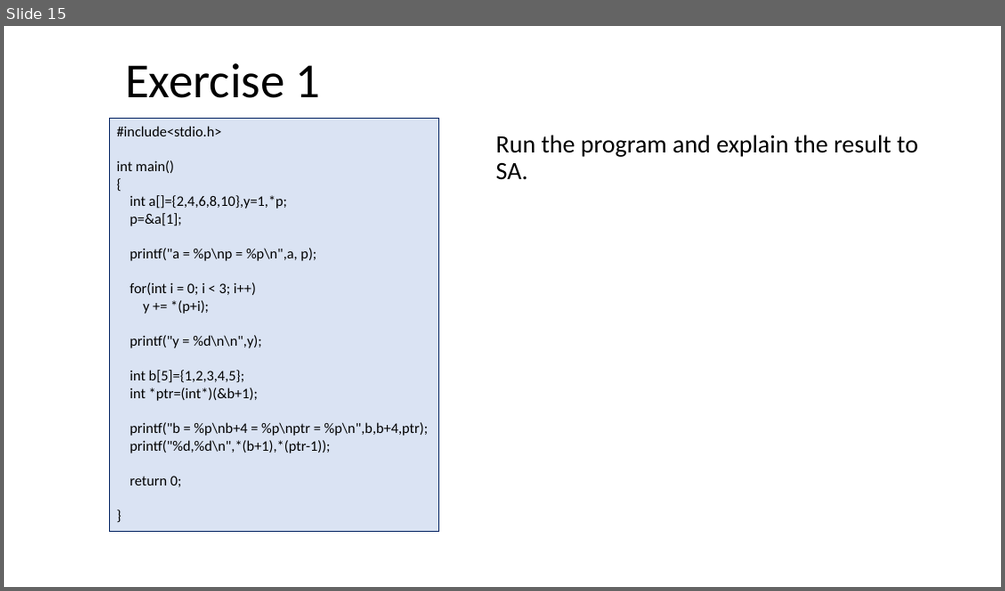
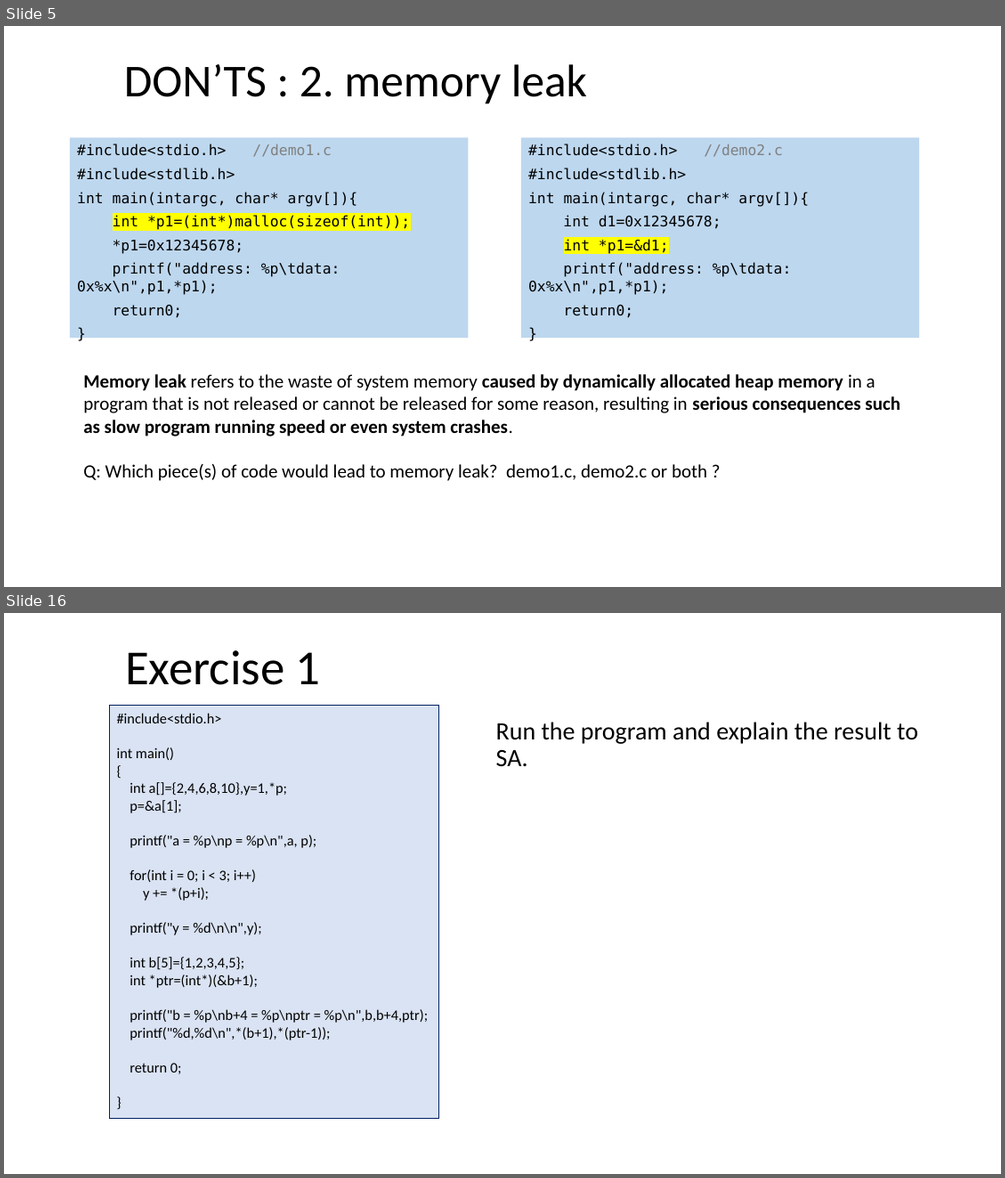
Before and after one commit to ShiqiYu/CPP, a slide deck: week05/Lab05.pptx. Shown one above the other, each under a label of ours: slide 15 before the commit, slides 5 and 16 after it; the slides between them are not shown. The pictures are 1005x591 and 1005x1178 pixels, drawn with LibreOffice and Linux fonts; fonts in the diff are those of the drawing; background and template pictures are left out. Boxes give left, top, right and bottom in pixels: in the first picture for what was removed or moved away, otherwise in the second. Text is boxed around its words. In the diff, an @@ line names an element or a change of style, - is before the commit and + after.

```diff
--- a/week05/Lab05.pptx
+++ b/week05/Lab05.pptx
@@ slide 5 added at bbox=[4, 26, 1001, 587], background #FFFFFF @@
@@ title added at bbox=[124, 64, 587, 104], 44 pt, text #000000 @@
+DON’TS : 2. memory leak
@@ rectangle added at bbox=[70, 137, 469, 338], fill #BDD7EE, 14 pt, text #000000 @@
+#include<stdio.h> //demo1.c
+#include<stdlib.h>
+int main(intargc, char* argv[]){
+int *p1=(int*)malloc(sizeof(int));
+*p1=0x12345678;
+printf("address: %p\tdata: 0x%x\n",p1,*p1);
+return0;
+}
@@ rectangle added at bbox=[521, 137, 920, 338], fill #BDD7EE, 14 pt, text #000000 @@
+#include<stdio.h> //demo2.c
+#include<stdlib.h>
+int main(intargc, char* argv[]){
+int d1=0x12345678;
+int *p1=&d1;
+printf("address: %p\tdata: 0x%x\n",p1,*p1);
+return0;
+}
@@ text added at bbox=[83, 374, 900, 481], 18 pt, text #000000 @@
+Memory leak refers to the waste of system memory caused by dynamically allocated heap memory in a program that is not released or cannot be released for some reason, resulting in serious consequences such as slow program running speed or even system crashes.
+Q: Which piece(s) of code would lead to memory leak? demo1.c, demo2.c or both ?
@@ what was slide 15 is now slide 16 @@
```
Also in this commit, not shown: 1 slide changed, 15 other slides added, 14 slides removed, 3 other files.
